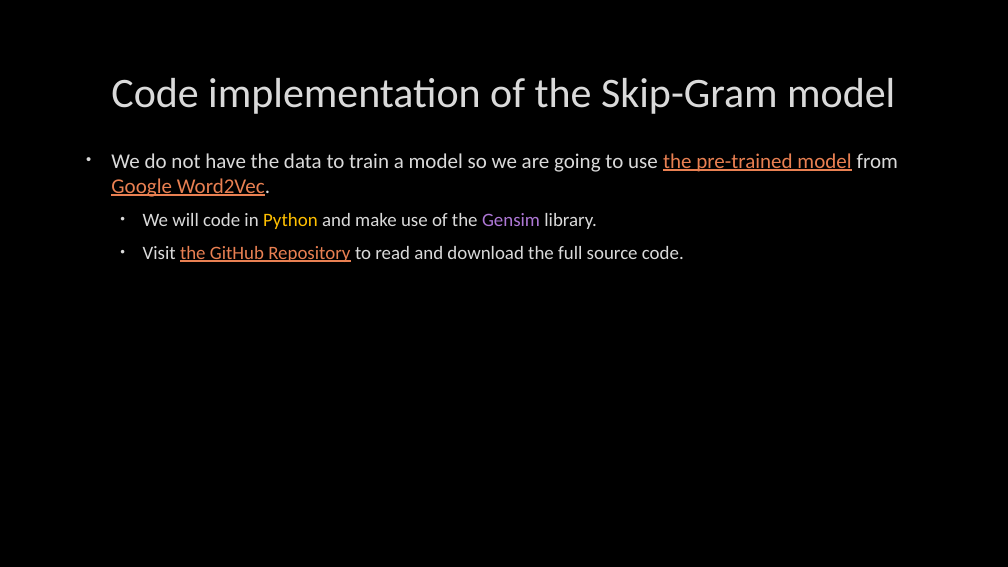
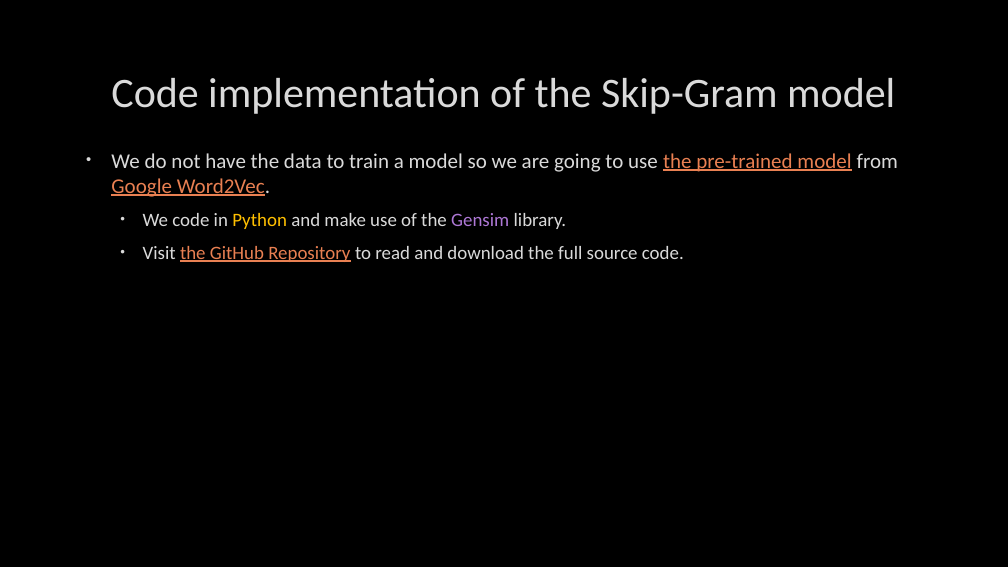
Before and after one commit to yueagar/ESTR2018-project, a slide deck: slide 4 of Presentation.pptx. Drawn at 1008x567 pixels with LibreOffice and Linux fonts; fonts in the diff are those of the drawing; background and template pictures are left out. Boxes give left, top, right and bottom in pixels: in the first picture for what was removed or moved away, otherwise in the second. Text is boxed around its words. In the diff, an @@ line names an element or a change of style, - is before the commit and + after.

```diff
--- a/Presentation.pptx
+++ b/Presentation.pptx
@@ text at (143,213,567,229): text changed @@
-  • We will code in Python and make use of the Gensim library.
+  • We code in Python and make use of the Gensim library.
```
Also in this commit, not shown: 2 other slides changed.
